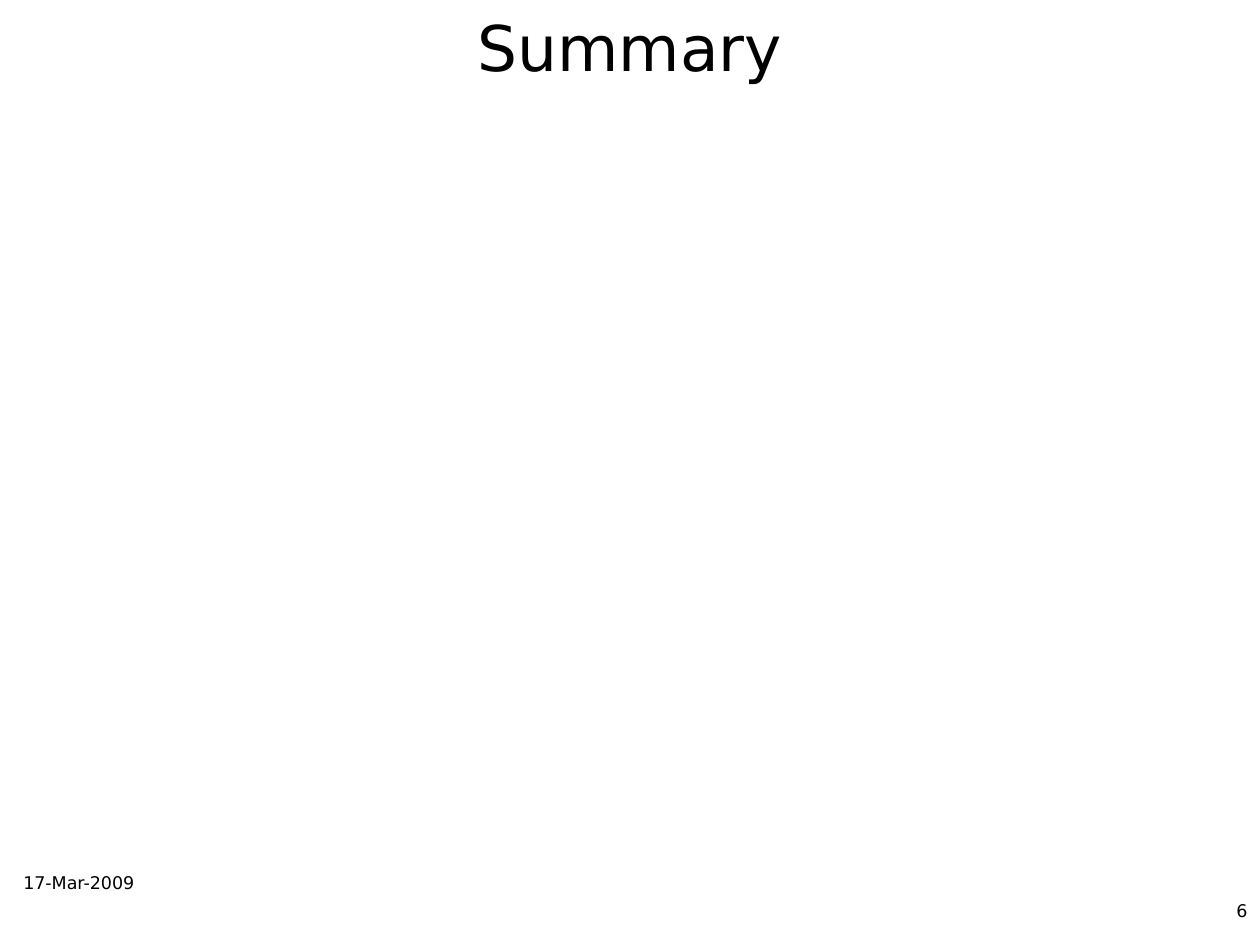
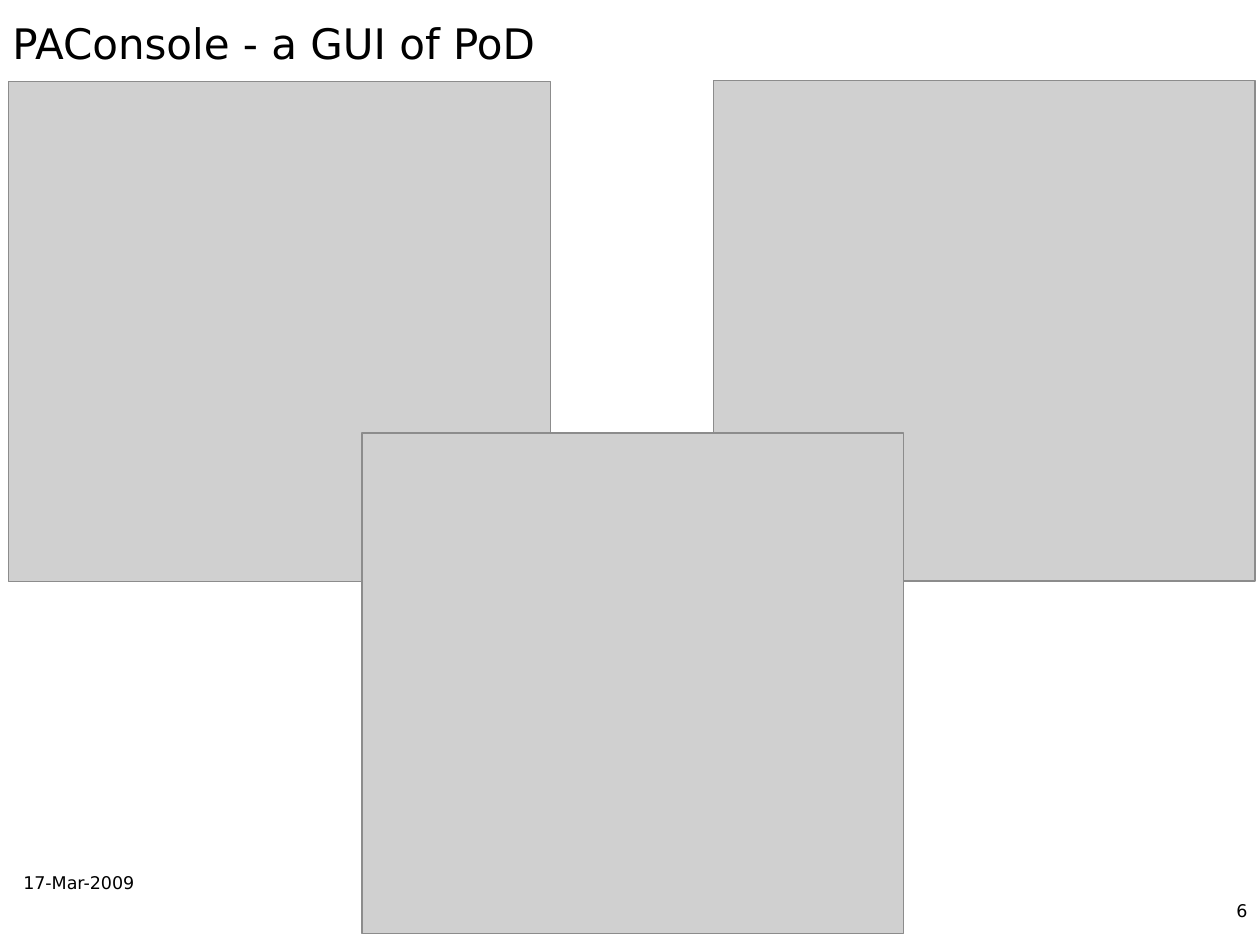
Before and after one commit to AnarManafov/PoDDocumentation, a slide deck: slide 6 of CHEP/CHEP2009/CHEP2009-PoD-AnarManafov.ppt. Drawn at 1260x945 pixels with LibreOffice and Linux fonts; fonts in the diff are those of the drawing; grey boxes stand for pictures; background and template pictures are left out. Boxes give left, top, right and bottom in pixels: in the first picture for what was removed or moved away, otherwise in the second. Text is boxed around its words. In the diff, an @@ line names an element or a change of style, - is before the commit and + after.

```diff
--- a/CHEP/CHEP2009/CHEP2009-PoD-AnarManafov.ppt
+++ b/CHEP/CHEP2009/CHEP2009-PoD-AnarManafov.ppt
@@ text added at (x1=12, y1=27, x2=535, y2=60), 24 pt, text #000000 @@
+PAConsole - a GUI of PoD
@@ title removed at (x1=478, y1=24, x2=782, y2=84) @@
-Summary
@@ picture added at (x1=9, y1=81, x2=551, y2=581) @@
@@ picture added at (x1=713, y1=81, x2=1255, y2=581) @@
@@ picture added at (x1=362, y1=433, x2=903, y2=934) @@
```
Also in this commit, not shown: 5 other slides changed, 2 slides added, 1 slide removed.
